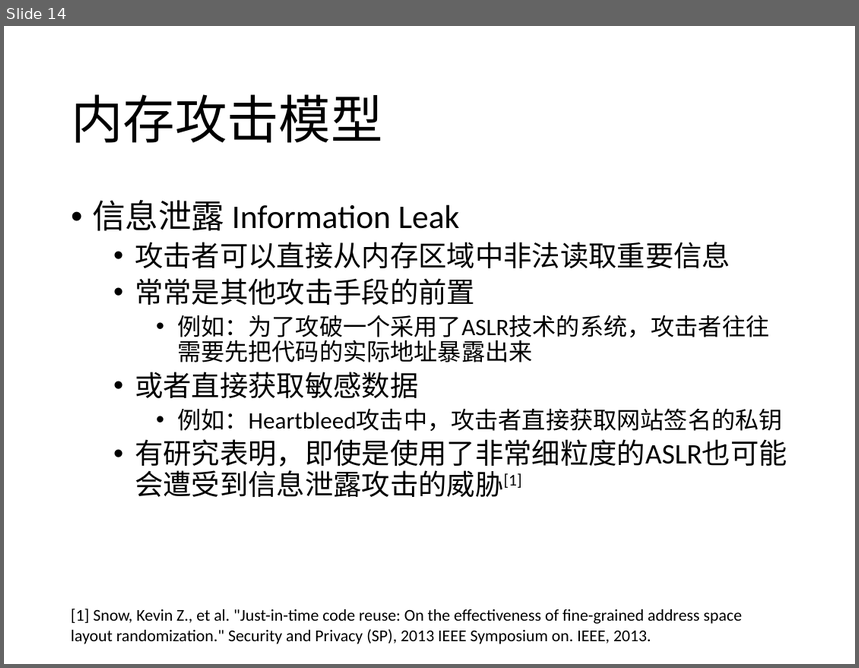
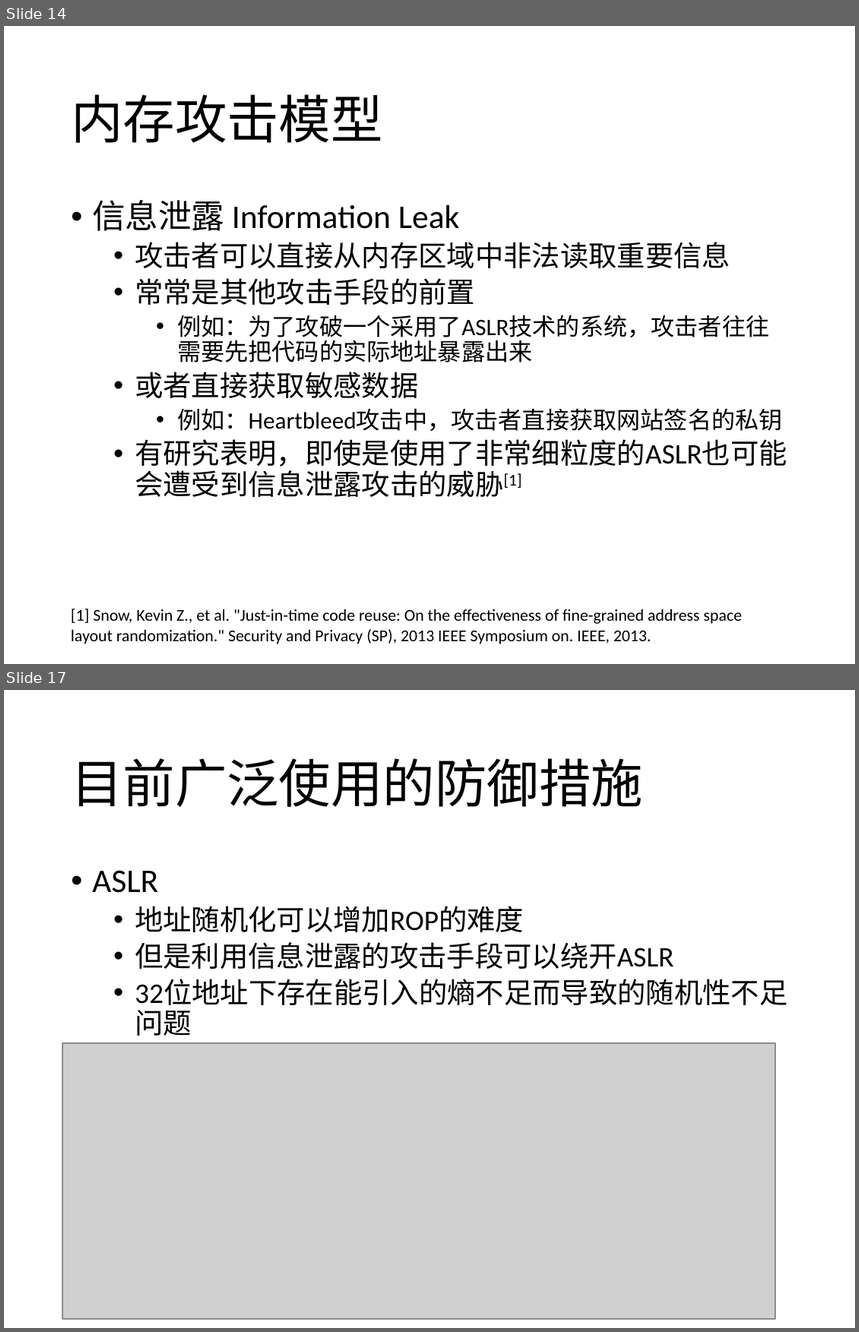
Before and after one commit to CodeATA/Docs, a slide deck: 内存安全报告.pptx. Shown one above the other, each under a label of ours: slide 14 before the commit, slides 14 and 17 after it; the slides between them are not shown. The pictures are 859x668 and 859x1332 pixels, drawn with LibreOffice and Linux fonts; fonts in the diff are those of the drawing; grey boxes stand for pictures. Boxes give left, top, right and bottom in pixels: in the first picture for what was removed or moved away, otherwise in the second. Text is boxed around its words. In the diff, an @@ line names an element or a change of style, - is before the commit and + after.

```diff
--- a/内存安全报告.pptx
+++ b/内存安全报告.pptx
@@ slide 17 added at box(4, 690, 855, 1328), background #FFFFFF @@
@@ title added at box(71, 758, 643, 807), 44 pt, text #000000 @@
+目前广泛使用的防御措施
@@ text added at box(92, 870, 674, 969), 24 pt, text #000000 @@
+• ASLR
+  • 地址随机化可以增加ROP的难度
+  • 但是利用信息泄露的攻击手段可以绕开ASLR
+  • 32位地址下存在能引入的熵不足而导致的随机性不足问题
@@ picture added at box(63, 1043, 776, 1319) @@
```
Also in this commit, not shown: 1 slide changed, 7 other slides added.
